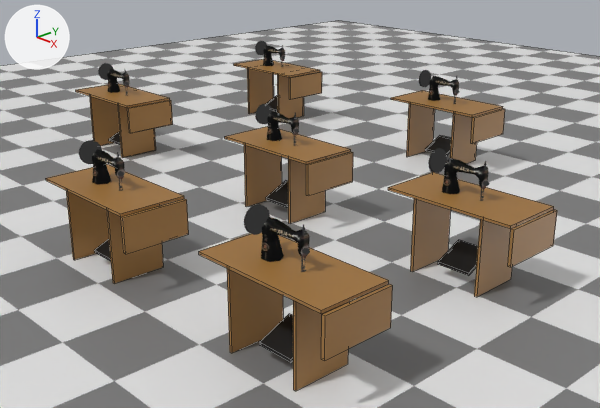
A saved change to the Blender file sewer-machine/sewer-machine-alfa.blend.
One viewpoint serves both versions: a 50 mm camera at (9.06, -8.2, 4.55) aimed at (-0.12, 0.45, -0.07). The lights are fixed; the arrows at upper left show +X, +Y and +Z. Mesh edges are drawn as thin lines on the coarser meshes.

Names of what the first picture shows: 'Pedal.003', 'Plane', 'Sewer Machine.001', 'Sewer Machine.002', 'Sewer Machine.003', 'Table', 'Table.001', 'Table.002', 'Table.003', 'Table.004', 'Table.006', 'Table.008'.
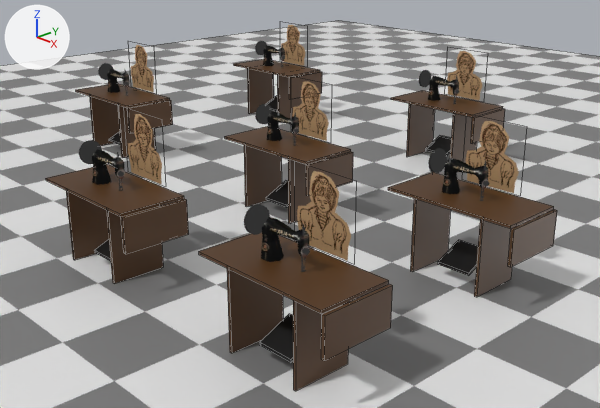
Location of each change, (x1, y1, x2, y2) in pixels of the pictures (600 x 408 px):
```json
{"object": "Table.003", "change": "recoloured", "before": [199, 233, 393, 391], "after": [199, 233, 393, 391]}
{"object": "Table.002", "change": "recoloured", "before": [388, 172, 557, 297], "after": [388, 172, 557, 297]}
{"object": "Table.001", "change": "recoloured", "before": [46, 164, 189, 283], "after": [46, 164, 189, 283]}
{"object": "Table", "change": "recoloured", "before": [225, 126, 353, 223], "after": [225, 126, 353, 223]}
{"object": "Table.004", "change": "recoloured", "before": [76, 84, 173, 158], "after": [76, 84, 173, 158]}
{"object": "Table.006", "change": "recoloured", "before": [391, 90, 505, 163], "after": [391, 90, 505, 163]}
{"object": "Table.008", "change": "recoloured", "before": [234, 59, 322, 118], "after": [234, 59, 322, 118]}
{"object": "Plane.005", "change": "added", "after": [297, 171, 351, 261]}
{"object": "Plane.002", "change": "added", "after": [466, 121, 519, 193]}
{"object": "Plane.004", "change": "added", "after": [128, 114, 162, 185]}
{"object": "Plane.001", "change": "added", "after": [293, 81, 329, 141]}
{"object": "Plane.007", "change": "added", "after": [447, 51, 483, 100]}
{"object": "Plane.003", "change": "added", "after": [131, 45, 154, 92]}
{"object": "Plane.009", "change": "added", "after": [281, 25, 305, 66]}
```

Scene script edits in JSON lines:
```json
{"op": "add", "block": "img_sewerer_png", "code": ["img_sewerer_png = load_image('sewerer.png', 'sewerer.png', 666, 741, 'sRGB')"]}
{"op": "set", "path": "mat_material_002.base_color", "old": "(0.352, 0.172, 0.0398)", "new": "(0.0865, 0.0341, 0.00705)", "note": "brown #a07338 -> brown #533414"}
{"op": "add", "block": "mat_material", "code": ["mat_material = bpy.data.materials.new('Material')", "# uses the picture img_sewerer_png"]}
{"op": "add", "block": "me_plane_002", "code": ["me_plane_002 = bpy.data.meshes.new('Plane.002')", "me_plane_002.from_pydata(...)  # 4 vertices, 1 face; spans x -0.449..0.449, y 0.558, z 1.055..1.953", "me_plane_002.materials.append(mat_material)"]}
{"op": "add", "block": "ob_plane_009", "code": ["ob_plane_009 = bpy.data.objects.new('Plane.009', me_plane_002)", "ob_plane_009.location = (-4.69, 3.99, 0.0)"]}
{"op": "add", "block": "ob_plane_007", "code": ["ob_plane_007 = bpy.data.objects.new('Plane.007', me_plane_002)", "ob_plane_007.location = (0.0, 3.99, 0.0)"]}
{"op": "add", "block": "ob_plane_005", "code": ["ob_plane_005 = bpy.data.objects.new('Plane.005', me_plane_002)", "ob_plane_005.location = (3.34, -3.03, 0.0)"]}
{"op": "add", "block": "ob_plane_004", "code": ["ob_plane_004 = bpy.data.objects.new('Plane.004', me_plane_002)", "ob_plane_004.location = (0.0, -3.03, 0.0)"]}
{"op": "add", "block": "ob_plane_003", "code": ["ob_plane_003 = bpy.data.objects.new('Plane.003', me_plane_002)", "ob_plane_003.location = (-4.69, 0.0, 0.0)"]}
{"op": "add", "block": "ob_plane_002", "code": ["ob_plane_002 = bpy.data.objects.new('Plane.002', me_plane_002)", "ob_plane_002.location = (3.34, 0.0, 0.0)"]}
{"op": "add", "block": "ob_plane_001", "code": ["ob_plane_001 = bpy.data.objects.new('Plane.001', me_plane_002)", "ob_plane_001.location = (0.0, 0.0, 0.0)"]}
```
